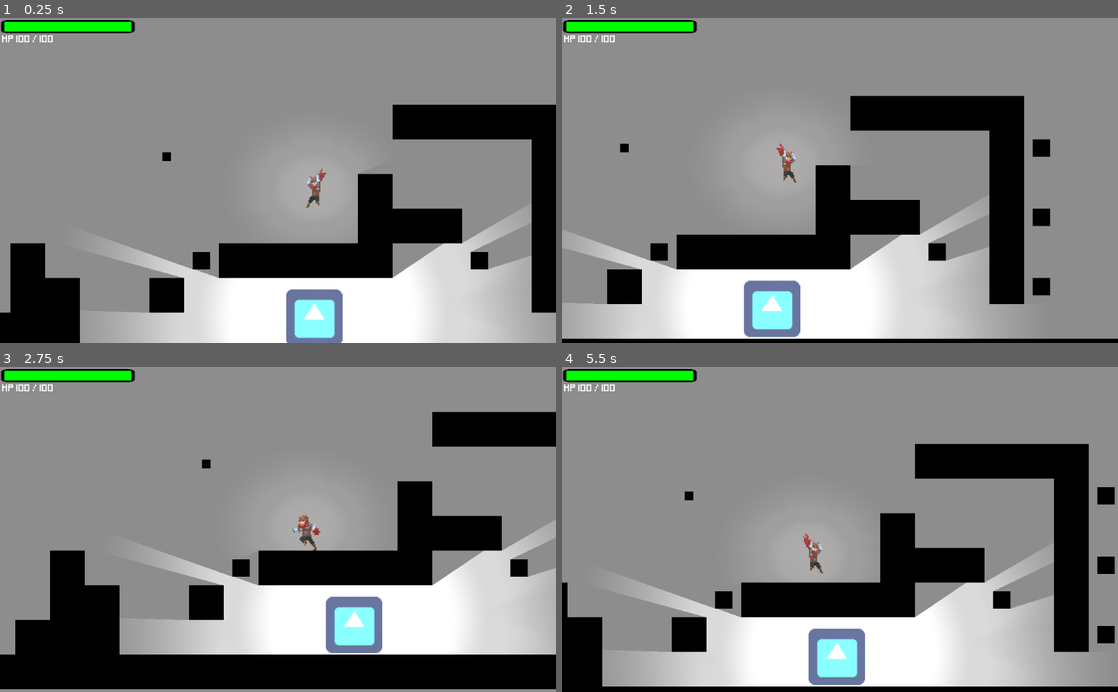
Above: before the commit, frames 1-4 (two rows, left to right).
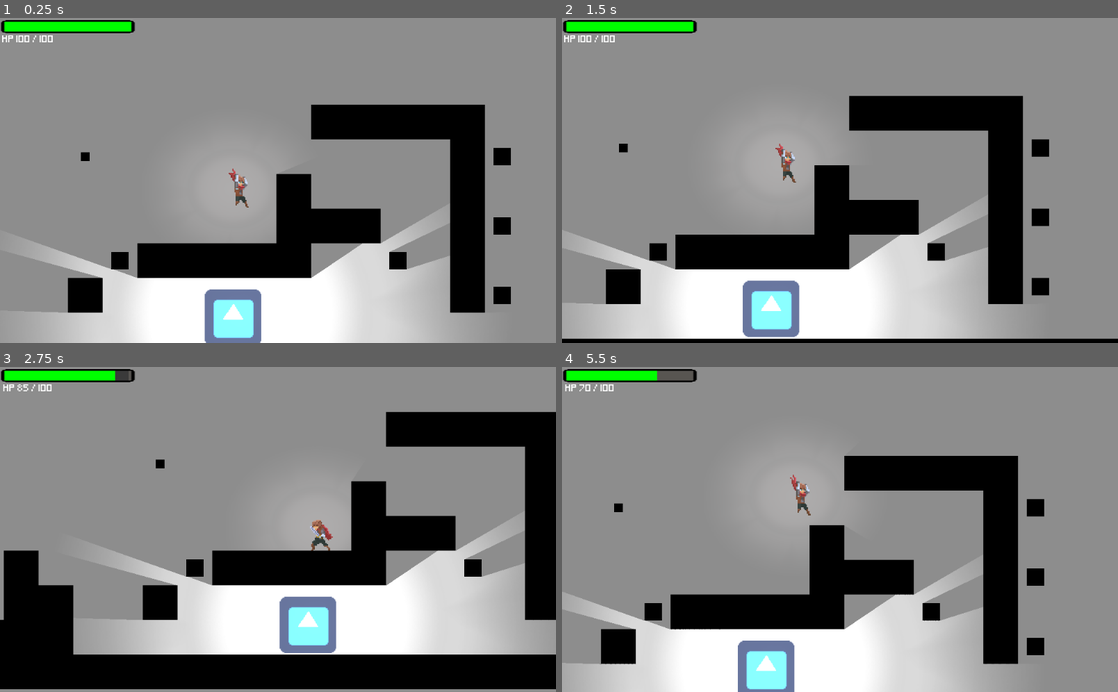
Above: after the commit, the same moments.

Repository: VicentGJ/ProyectoIP
Game: Godot game, scene res://scenes/world.tscn
The game is run twice, just before and just after one commit, with the same random seed, the same clock (stepped at 60 frames per second) and the same inputs. The engine's default icon, where the game draws it, is replaced by a stand-in: a white triangle on a blue panel in a dark square.
Inputs (mouse positions are in pixels of both pictures, inside the frame that each line leads up to):
- Up to frame 1 (0.25 s): no input
- Up to frame 2 (1.5 s): move the mouse to (962, 164) at 0.52 s; hold Right (ui_right) from 0.53 s (still down); click (962, 164) at 0.6 s; tap Space (jump) at 0.77 s; move the mouse to (728, 196) at 1.27 s; tap Ctrl (slide) at 1.35 s
- Up to frame 3 (2.75 s): tap Space (jump) at 1.52 s; move the mouse to (333, 458) at 2.02 s; release Right (ui_right) at 2.03 s; hold Left (ui_left) from 2.03 s (still down); tap T (test_action) at 2.1 s
- Up to frame 4 (5.5 s): move the mouse to (812, 594) at 2.77 s; release Left (ui_left) at 2.78 s; hold Right (ui_right) 2.78-4.28 s; click (812, 594) at 2.85 s; tap Space (jump) at 3.02, 3.77, 4.52 s; move the mouse to (1006, 578) at 3.52 s; tap Ctrl (slide) at 3.6 s; move the mouse to (673, 480) at 4.27 s; hold Left (ui_left) 4.28-5.03 s; tap T (test_action) at 4.35 s; move the mouse to (867, 529) at 5.02 s; hold Right (ui_right) from 5.03 s (still down); click (867, 529) at 5.1 s

The runs differ from the first frame. In frame 1, 37% of the frame differs, in the area x 0-100%, y 26-100%; in frame 2, 1.0%; in frame 3, 27%; in frame 4, 39%, in the area x 0-100%, y 1-100%.

Commit message:
fixeeeeeeeeees

Diff:
--- a/scenes/health_bar.tscn
+++ b/scenes/health_bar.tscn
@@ -188,3 +188,6 @@
 tree_root = SubResource( 9 )
 anim_player = NodePath("../AnimationPlayer")
 parameters/playback = SubResource( 10 )
+
+[connection signal="value_changed" from="health_under" to="." method="_on_health_under_value_changed"]
+[connection signal="value_changed" from="health_under/health_over" to="." method="_on_health_over_value_changed"]
--- a/scenes/player.tscn
+++ b/scenes/player.tscn
@@ -154,6 +154,22 @@
 "transitions": PoolRealArray( 1, 1 ),
 "update": 1,
 "values": [ 22, 23 ]
+}
+
+[sub_resource type="Animation" id=101]
+resource_name = "hurt"
+length = 0.6
+tracks/0/type = "value"
+tracks/0/path = NodePath(".:frame")
+tracks/0/interp = 1
+tracks/0/loop_wrap = true
+tracks/0/imported = false
+tracks/0/enabled = true
+tracks/0/keys = {
+"times": PoolRealArray( 0, 0.3, 0.6 ),
+"transitions": PoolRealArray( 1, 1, 1 ),
+"update": 1,
+"values": [ 59, 60, 61 ]
 }
 
 [sub_resource type="Animation" id=9]
@@ -461,7 +477,7 @@
 transitions = [ "idle", "attack_1", SubResource( 34 ), "idle", "run", SubResource( 39 ), "idle", "fall", SubResource( 4 …(1036 unchanged characters)…
 start_node = "idle"
 end_node = "die"
-graph_offset = Vector2( -849.162, -474.608 )
+graph_offset = Vector2( -849.162, -80.24 )
 
 [sub_resource type="AnimationNodeStateMachinePlayback" id=19]
 
@@ -510,6 +526,7 @@
 anims/crouch = SubResource( 7 )
 anims/die = SubResource( 17 )
 anims/fall = SubResource( 8 )
+anims/hurt = SubResource( 101 )
 anims/idle = SubResource( 9 )
 anims/idle_sword = SubResource( 10 )
 anims/in_corner = SubResource( 11 )
--- a/scenes/world.tscn
+++ b/scenes/world.tscn
@@ -1,26 +1,8 @@
-[gd_scene load_steps=6 format=2]
+[gd_scene load_steps=4 format=2]
 
 [ext_resource path="res://scenes/player.tscn" type="PackedScene" id=1]
 [ext_resource path="res://scenes/health_bar.tscn" type="PackedScene" id=2]
 [ext_resource path="res://scenes/area+enemy_testingNODE.tscn" type="PackedScene" id=74]
-
-[sub_resource type="Animation" id=2]
-resource_name = "hurt"
-length = 0.3
-tracks/0/type = "value"
-tracks/0/path = NodePath(".:frame")
-tracks/0/interp = 1
-tracks/0/loop_wrap = true
-tracks/0/imported = false
-tracks/0/enabled = true
-tracks/0/keys = {
-"times": PoolRealArray( 0, 0.1, 0.2 ),
-"transitions": PoolRealArray( 1, 1, 1 ),
-"update": 1,
-"values": [ 59, 60, 61 ]
-}
-
-[sub_resource type="AnimationNodeStateMachinePlayback" id=1]
 
 [node name="testingWorld" type="Node2D"]
 
@@ -29,27 +11,12 @@
 [node name="player" parent="." instance=ExtResource( 1 )]
 position = Vector2( 590, 254 )
 
-[node name="AnimationPlayer" parent="player" index="0"]
-anims/hurt = SubResource( 2 )
-
-[node name="AnimationTree" parent="player" index="1"]
-parameters/playback = SubResource( 1 )
-
-[node name="Light2D3" parent="player" index="10"]
-show_behind_parent = true
-light_mask = 3
-
-[node name="Camera2D" parent="player" index="13"]
-visible = true
-
-[node name="Sprite" parent="player" index="14"]
-flip_h = true
-region_rect = Rect2( 155.443, 301.766, 189.514, 35.4755 )
-
 [node name="CanvasLayer" type="CanvasLayer" parent="."]
 
 [node name="HealthBar" parent="CanvasLayer" instance=ExtResource( 2 )]
 margin_right = -770.0
 margin_bottom = -552.0
 
-[editable path="player"]
+[connection signal="healthChange" from="player" to="CanvasLayer/HealthBar" method="_on_player_healthChange"]
+[connection signal="overHPchanged" from="CanvasLayer/HealthBar" to="player" method="_on_HealthBar_overHPchanged"]
+[connection signal="underHPchanged" from="CanvasLayer/HealthBar" to="player" method="_on_HealthBar_underHPchanged"]
--- a/scripts/Player.gd
+++ b/scripts/Player.gd
@@ -284,14 +284,15 @@
 	$Tween.start()
 	climbing = false
 
-func _on_health_under_value_changed(value):
-	if value == 0:
-		death_animation()
-func _on_health_over_value_changed(value):
-	if value > 0:
-		hurt_animation()
-
 func _on_inmunity_timer_timeout():
 	inmunity = false
 	set_collision_layer(1) #reset la capa y mascara de colision del player(quitar inmunidad)
 	set_collision_mask(1)
+
+func _on_HealthBar_overHPchanged(value):
+	if value > 0:
+		hurt_animation()
+
+func _on_HealthBar_underHPchanged(value):
+	if value == 0:
+		death_animation()
--- a/scripts/health_bar.gd
+++ b/scripts/health_bar.gd
@@ -6,6 +6,8 @@
 onready var hp_pulse = $low_hp_pulse
 
 signal healthChange(change)
+signal overHPchanged(value)
+signal underHPchanged(value)
 
 var will_pulse = false
 var state_machine
@@ -57,3 +59,11 @@
 		$health_under/Particles2D.set_emitting(true)
 	$numeric_hp_update.interpolate_method(self, "numeric_hpCount",health_under.value, health_over.value,0.4,Tween.TRANS_LINEAR,Tween.EASE_IN)
 	set_hpColor(health_over.value)
+
+
+func _on_health_under_value_changed(value):
+	emit_signal("underHPchanged", value)
+
+
+func _on_health_over_value_changed(value):
+	emit_signal("overHPchanged", value)
Not shown: 1 places in scenes/player.tscn that only renumber resources
